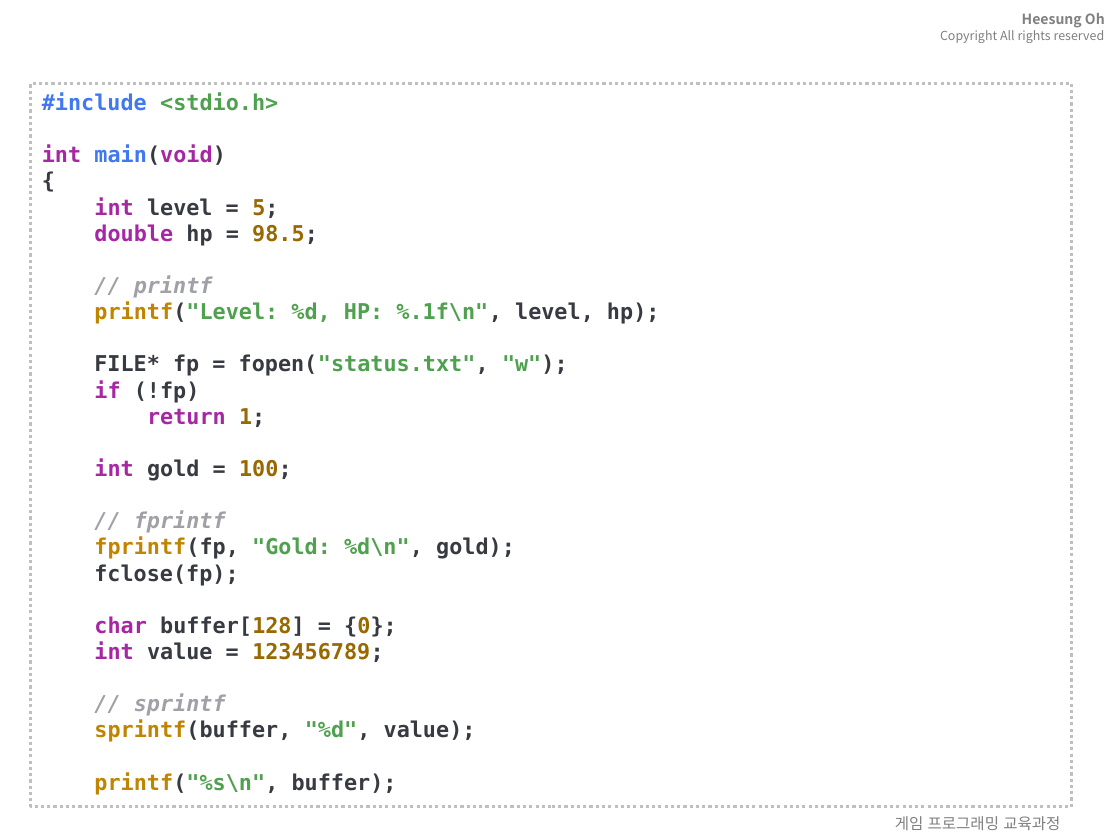
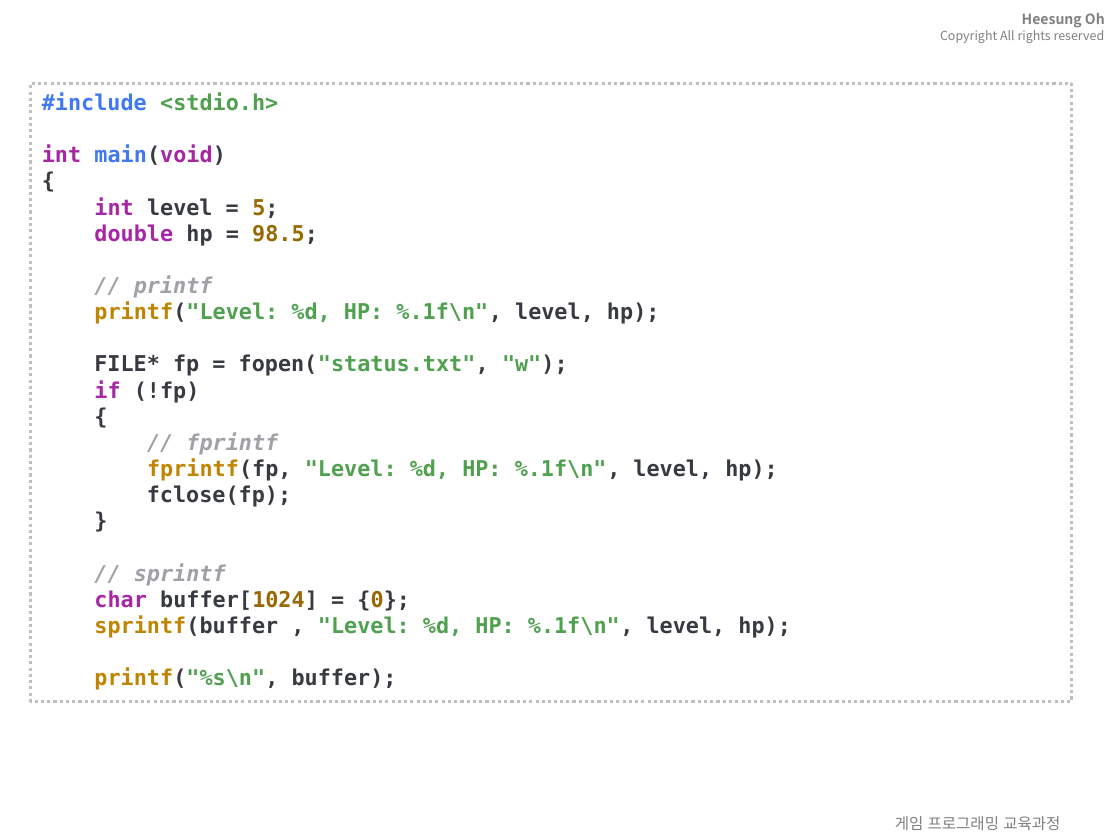
Before and after one commit to 3dapi/bs01_c, a slide deck: slide 11 of ppt/16.C언어-자료-파일입출력.pptx. Drawn at 1120x840 pixels with LibreOffice and Linux fonts; fonts in the diff are those of the drawing; background and template pictures are left out. Boxes give left, top, right and bottom in pixels: in the first picture for what was removed or moved away, otherwise in the second. Text is boxed around its words. In the diff, an @@ line names an element or a change of style, - is before the commit and + after.

```diff
--- a/ppt/16.C언어-자료-파일입출력.pptx
+++ b/ppt/16.C언어-자료-파일입출력.pptx
@@ rectangle "#include <stdio.h> int main(void) { ...": place and size @@
-rectangle "#include <stdio.h> int main(void) { ..." at bbox=[31, 83, 1072, 806]
+rectangle "#include <stdio.h> int main(void) { ..." at bbox=[31, 83, 1072, 701]
@@ text in rectangle at bbox=[42, 92, 790, 690]: text changed @@
-#include <stdio.h>
-int main(void)
-{
-int level = 5;
-double hp = 98.5;
-// printf
-printf("Level: %d, HP: %.1f\n", level, hp);
-FILE* fp = fopen("status.txt", "w");
-if (!fp)
-return 1;
-int gold = 100;
-// fprintf
-fprintf(fp, "Gold: %d\n", gold);
-fclose(fp);
-char buffer[128] = {0};
-int value = 123456789;
-// sprintf
-sprintf(buffer, "%d", value);
-printf("%s\n", buffer);
+#include <stdio.h>
+int main(void)
+{
+int level = 5;
+double hp = 98.5;
+// printf
+printf("Level: %d, HP: %.1f\n", level, hp);
+FILE* fp = fopen("status.txt", "w");
+if (!fp)
+{
+// fprintf
+fprintf(fp, "Level: %d, HP: %.1f\n", level, hp);
+fclose(fp);
+}
+// sprintf
+char buffer[1024] = {0};
+sprintf(buffer , "Level: %d, HP: %.1f\n", level, hp);
+printf("%s\n", buffer);
```
Also in this commit, not shown: 3 other slides changed, 26 other files.
